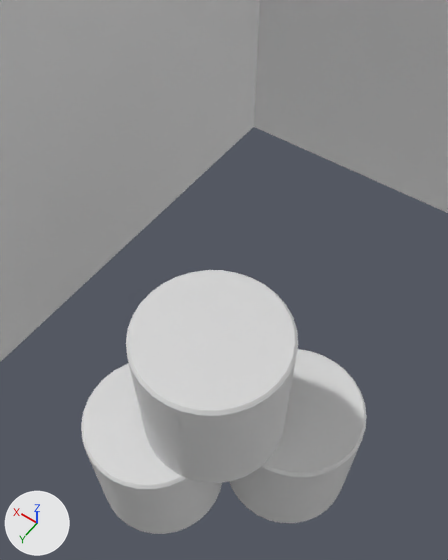
An edit to the glTF model public/model/wall.glb, drawn before and after from the same camera.
Camera for both pictures: a 50 mm camera at (7.28, -6.26, 2.53) aimed at (8.07, -7.37, 0.8). Lighting does not change. The marker at lower left points along +X, +Y and +Z. The older version comes first. Where no turn or scale is listed for an object, it has been applied to the vertices.

The older version as bpy lines, for what is in view:
```python
me_cube_004 = bpy.data.meshes.new('Cube.004')
me_cube_004.from_pydata([(1.0, -10.0, 5.0), (-1.0, -10.0, -5.0), (-1.0, -10.0, 5.0), (1.0, 10.0, 5.0), (-1.0, 10.0, -5.0), (-1.0, 10.0, 5.0)], [], [(1, 2, 5), (1, 5, 4), (5, 2, 0), (5, 0, 3)])
me_cylinder = bpy.data.meshes.new('Cylinder')
me_cylinder.from_pydata(...)  # 128 vertices, 252 faces; spans x -0.249..0.249, y -0.249..0.249, z -0.25..0.261
me_cylinder_001 = bpy.data.meshes.new('Cylinder.001')
me_cylinder_001.from_pydata(...)  # 128 vertices, 252 faces; spans x -0.249..0.249, y -0.249..0.249, z -0.25..0.261
me_cylinder_002 = bpy.data.meshes.new('Cylinder.002')
me_cylinder_002.from_pydata(...)  # 128 vertices, 252 faces; spans x -0.249..0.249, y -0.249..0.249, z -0.25..0.261
ob_cube_003 = bpy.data.objects.new('Cube.003', me_cube_004)
ob_cube_003.location = (10.0, 0.0, 5.0)
ob_cylinder = bpy.data.objects.new('Cylinder', me_cylinder)
ob_cylinder.location = (8.046, -6.904, 0.25)
ob_cylinder_001 = bpy.data.objects.new('Cylinder.001', me_cylinder_001)
ob_cylinder_001.location = (7.655, -7.233, 0.25)
ob_cylinder_002 = bpy.data.objects.new('Cylinder.002', me_cylinder_002)
ob_cylinder_002.location = (7.879, -7.044, 0.757)
# also in view: 'Cube.001' at (0.0, -10.0, 5.0)
```
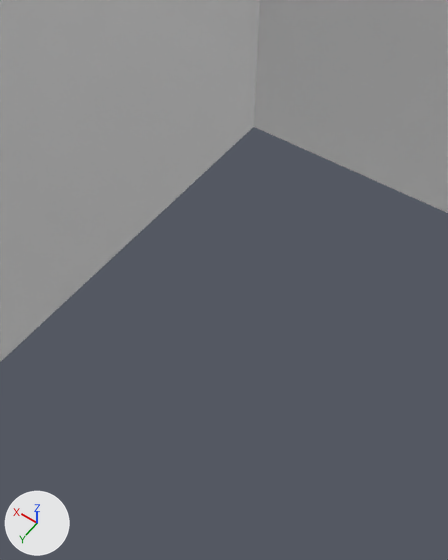
Where the change shows, as pixel boxes [x1, y1, x2, y2] in the pictures (448 x 560 px):
'Cylinder.002', deleted: before [126, 270, 298, 483]
'Cylinder.001', deleted: before [229, 349, 367, 523]
'Cylinder', deleted: before [81, 363, 222, 534]

What the commit changed:
Object 'Cylinder' (ob_cylinder) is deleted.
Object 'Cylinder.001' (ob_cylinder_001) is deleted.
Object 'Cylinder.002' (ob_cylinder_002) is deleted.
